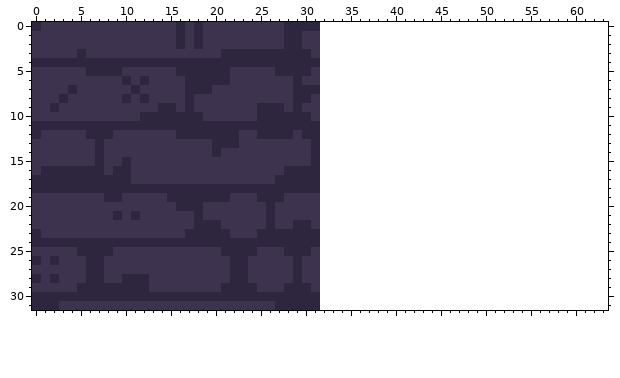
Two versions of one pixel-art sprite, project/Assets/2D/Environment/dungeonWall.png. Above is the file before it was changed.
The file is 32x32 pixels. The old version is drawn lined up with the new one, on the new canvas.
Now the later version:
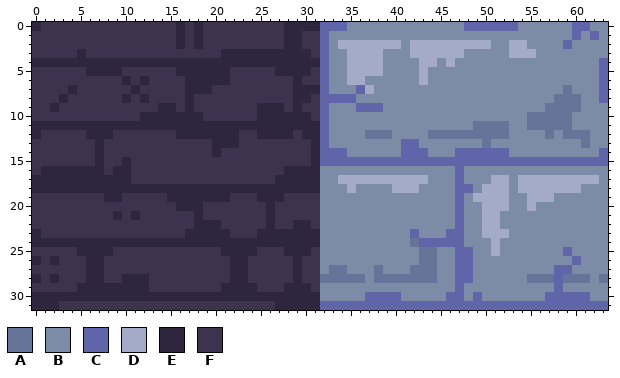
Palette (. is transparent): A #667499  B #7c8ba6  C #6064a9  D #a3abc8  E #2d263e  F #3d334e
Changes in this commit:
canvas 32x32 -> 64x32
Colour A is added in row 7 at x 59; in row 8 at x 58 to 60; in row 9 at x 57 to 60; in row 10 at x 55 to 59; in row 11 at x 49 to 52 and 55 to 59; in row 12 at x 37 to 39, 44 to 52, 57 and 59 to 61.
Colour A is added in row 13 at x 50 and 61; in row 24 at x 42; in rows 25 to 26 at x 43 to 44; in row 27 at x 33 to 34, 38 and 42 to 44; in row 28 at x 32 to 36, 38 to 44, 55 to 57, 59 to 61 and 63.
Colour B is added in row 0 at x 35 to 47, 54 to 59 and 62 to 63; in row 1 at x 33 to 59, 61 and 63; in row 2 at x 33, 41, 51 to 52, 55 to 58 and 60 to 63; in row 3 at x 33 to 34, 39 to 41, 48 to 52 and 56 to 63; in row 4 at x 33 to 34, 39 to 42, 45 and 47 to 62; in row 5 at x 33 to 34, 39 to 42 and 44 to 62.
Colour B is added in row 6 at x 33 to 34, 37 to 42 and 44 to 62; in row 7 at x 33 to 35, 38 to 58 and 60 to 62; in row 8 at x 36 to 57 and 61 to 62; in row 9 at x 33 to 35, 39 to 56 and 61 to 63; in row 10 at x 33 to 54 and 60 to 63; in row 11 at x 33 to 48, 53 to 54 and 60 to 63.
Colour B is added in row 12 at x 33 to 36, 40 to 43, 53 to 56, 58 and 62 to 63; in row 13 at x 33 to 40, 43 to 49, 51 to 60 and 62 to 63; in row 14 at x 35 to 40, 44 to 46 and 53 to 62; in row 16 at x 32 to 46 and 48 to 63; in row 17 at x 32 to 33, 44 to 46, 48 to 50, 53 and 63; in row 18 at x 32 to 34, 36 to 39, 43 to 46, 49, 53 and 61 to 63.
Colour B is added in row 19 at x 32 to 46, 48, 53 to 54 and 58 to 63; in row 20 at x 32 to 46, 48 to 49, 53 to 54 and 56 to 63; in rows 21 to 22 at x 32 to 46, 48 to 49 and 52 to 63; in row 23 at x 32 to 41, 43 to 45, 48 to 49 and 53 to 63; in row 24 at x 32 to 41, 48 to 50 and 52 to 63; in row 25 at x 32 to 42, 45 to 46, 49 to 50, 52 to 58 and 60 to 63.
Colour B is added in row 26 at x 32 to 42, 45 to 46, 49 to 59 and 61 to 63; in row 27 at x 32, 35 to 37, 39 to 41, 45 to 46, 49 to 57 and 60 to 63; in row 28 at x 37, 45 to 46, 49 to 54 and 62; in row 29 at x 32 to 46, 48 to 57 and 59 to 63; in row 30 at x 32 to 36, 41 to 45, 48, 50 to 56 and 62 to 63.
Colour C is added in row 0 at x 32 to 34, 48 to 53 and 60 to 61; in row 1 at x 32, 60 and 62; in row 2 at x 32 and 59; in row 3 at x 32; in rows 4 to 6 at x 32 and 63; in row 7 at x 32, 36 and 63.
Colour C is added in row 8 at x 32 to 35 and 63; in row 9 at x 32 and 36 to 38; in rows 10 to 12 at x 32; in row 13 at x 32 and 41 to 42; in row 14 at x 32 to 34, 41 to 43, 47 to 52 and 63; in row 15 at x 32 to 63.
Colour C is added in rows 16 to 17 at x 47; in row 18 at x 47 to 48; in rows 19 to 22 at x 47; in row 23 at x 42 and 46 to 47; in row 24 at x 43 to 47; in row 25 at x 47 to 48 and 59.
Colour C is added in row 26 at x 47 to 48 and 60; in row 27 at x 47 to 48 and 58 to 59; in row 28 at x 47 to 48 and 58; in row 29 at x 47 and 58; in row 30 at x 37 to 40, 46 to 47, 49 and 57 to 61; in row 31 at x 32 to 63.
Colour D is added in row 2 at x 34 to 40, 42 to 50 and 53 to 54; in row 3 at x 35 to 38, 42 to 47 and 53 to 55; in row 4 at x 35 to 38, 43 to 44 and 46; in row 5 at x 35 to 38 and 43; in row 6 at x 35 to 36 and 43; in row 7 at x 37.
Colour D is added in row 17 at x 34 to 43, 51 to 52 and 54 to 62; in row 18 at x 35, 40 to 42, 50 to 52 and 54 to 60; in row 19 at x 49 to 52 and 55 to 57; in row 20 at x 50 to 52 and 55; in rows 21 to 22 at x 50 to 51; in row 23 at x 50 to 52.
Colour D is added in rows 24 to 25 at x 51.
Pixel boxes of the changes (left, top, right, bottom) in both pictures:
added: (320, 22, 608, 310)
